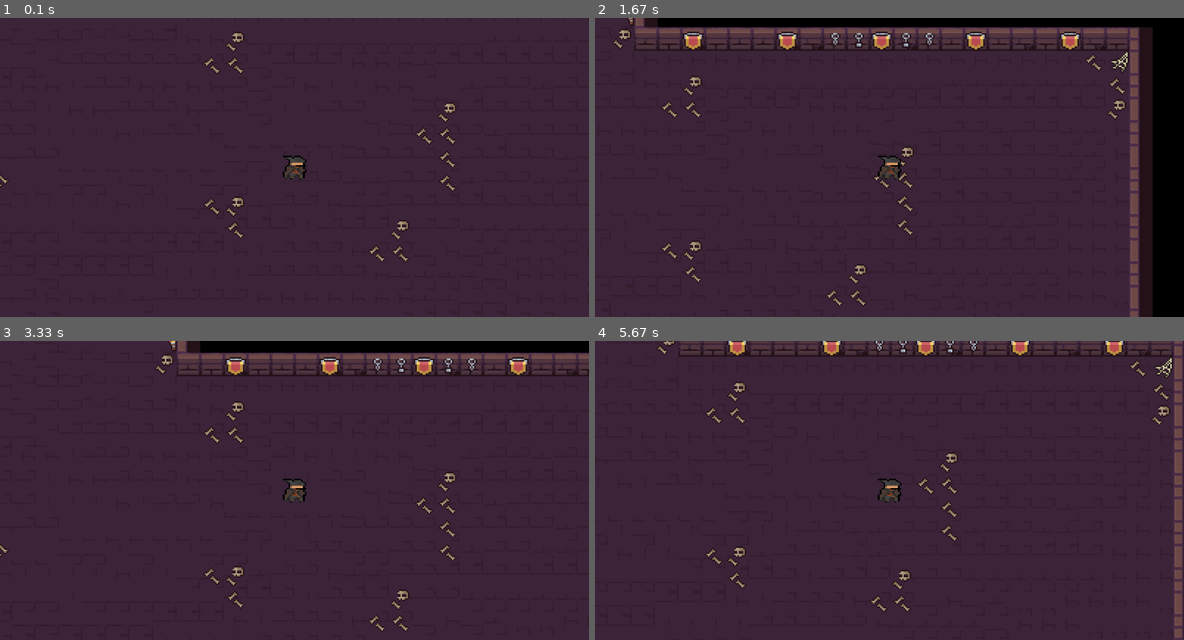
Above: before the commit, frames 1-4 (two rows, left to right).
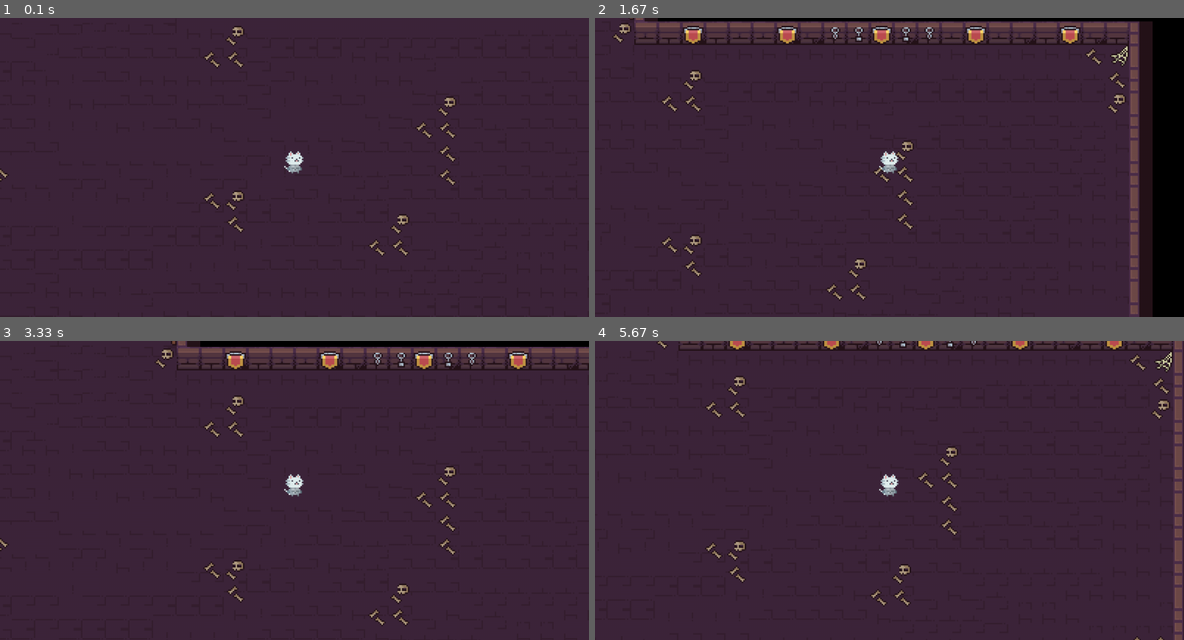
Above: after the commit, the same moments.

Repository: insper-classroom/devlife-23-1-projeto-pygame-luigi_ribolla
Game: pygame game, started from jogo.py
Same seed, same stepped clock (60 frames per second), same inputs: the game is played once before the commit and once after it.
Inputs:
- Up to frame 1 (0.1 s): no input
- Up to frame 2 (1.67 s): hold D 0.33-0.8 s; hold W 0.83-1.13 s; hold D 1.17-1.63 s
- Up to frame 3 (3.33 s): hold A 1.67-2.2 s; hold S 2.23-2.53 s; hold A 2.57-2.97 s; hold W from 3 s (still down)
- Up to frame 4 (5.67 s): release W at 3.37 s; hold D 3.4-4.03 s; hold S 4.07-4.43 s; hold A 4.47-4.93 s; hold D 4.97-5.43 s; hold W from 5.47 s (still down)

The runs differ from the first frame. In frame 1, 1.5% of the frame differs, in the area x 0-78%, y 2-82%; in frame 2, 7.1%, in the area x 3-95%, y 0-100%; in frame 3, 5.5%; in frame 4, 4.2%.

Commit message:
novo hunter, nao animado.

Diff:
--- a/hunter.py
+++ b/hunter.py
@@ -1,13 +1,15 @@
 import pygame as pg
 from constantes import *
+from settings import *
 
 class Hunter(pg.sprite.Sprite):
     def __init__(self, posicao, grupos, objetos):
         super().__init__(grupos)
-        hunter = pg.image.load('docs/assets/img/hunter.png').convert_alpha()
-        self.image = pg.transform.scale(hunter, (TAMANHO_TILE, TAMANHO_TILE))
-        self.rect = self.image.get_rect(topleft = posicao)
-        self.hitbox = self.rect.inflate(0, -10)
+
+        self.idle = True
+        self.index = 0
+        self.timer = 600
+        self.tempo = pg.time.get_ticks()
 
         # animação
         self.hunter_assets()
@@ -15,17 +17,46 @@
         # movimentação
         self.direcao = pg.math.Vector2() # vetor de direção
         self.vel = 5
-        self.ataque = False
-        self.ataque_cooldown = 400
-        self.ataque_tempo = None
 
         self.objetos = objetos
+        # indica se o jogador está atacando
+        self.ataque = False
+        self.ataque_tempo = pg.time.get_ticks()
+
+        image = self.animations['idle'][self.index].convert_alpha()
+        self.image = pg.transform.scale(image, (48, 72))
+
+        self.rect = self.image.get_rect(topleft = posicao)
+        self.hitbox = self.rect.inflate(0, -10)
+
 
     def hunter_assets(self):
-        hunter_path = 'docs/assets/img/hunter/'
+
+        hunter_sprites = "docs/assets/img/hunter/"
+
         self.animations = {'cima': [], 'baixo': [], 'esquerda': [], 'direita': [],
+
+                           'idle': [],
+
                            'cima_ataque': [], 'baixo_ataque': [], 'esquerda_ataque': [], 'direita_ataque': [],
+
                            'cima_base': [], 'baixo_base': [], 'esquerda_base': [], 'direita_base': [],}
+
+        if self.idle:
+            for i in range(6):
+                imagem = pg.image.load('docs/assets/img/hunter/idle.png').subsurface([0, i * 24],[16, 24])
+                self.animations['idle'].append(imagem)
+
+            t0 = pg.time.get_ticks()
+
+            if t0 - self.tempo >= self.timer:
+                self.index += 1
+                self.tempo = t0
+
+                if self.index >= len(self.animations['idle']):
+                    self.index = 0
+
+            self.image = self.animations['idle'][self.index]
 
     def input(self):
         tecla = pg.key.get_pressed()
@@ -69,6 +100,8 @@
         self.collision("y")
         self.rect.center = self.hitbox.center
 
+
+
     def collision(self, direcao):
         if direcao == "x":
             for objeto in self.objetos:
@@ -88,7 +121,7 @@
     def cooldown(self):
         t0 = pg.time.get_ticks()
         if self.ataque:
-            if t0 - self.ataque_tempo >= self.ataque_cooldown:
+            if t0 - self.ataque_tempo >= self.cooldown:
                 self.ataque = False
 
     def desenha(self):
Binary file added: docs/assets/img/hunter/Idle.png
Binary file added: docs/assets/img/hunter/attack.png
